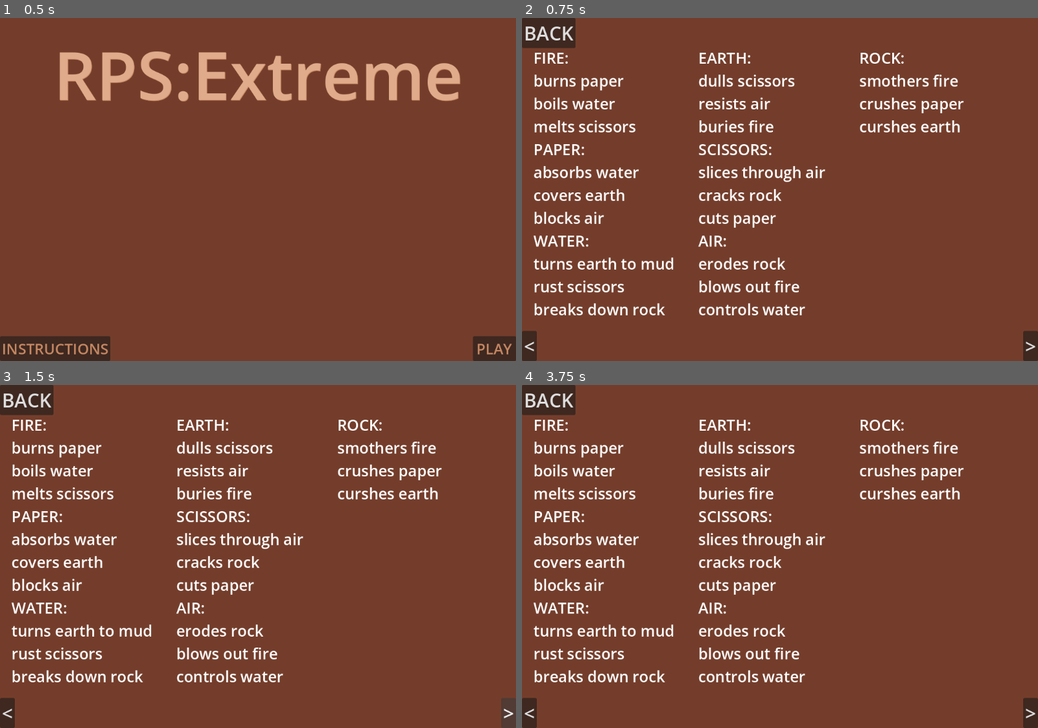
Above: before the commit, frames 1-4 (two rows, left to right).
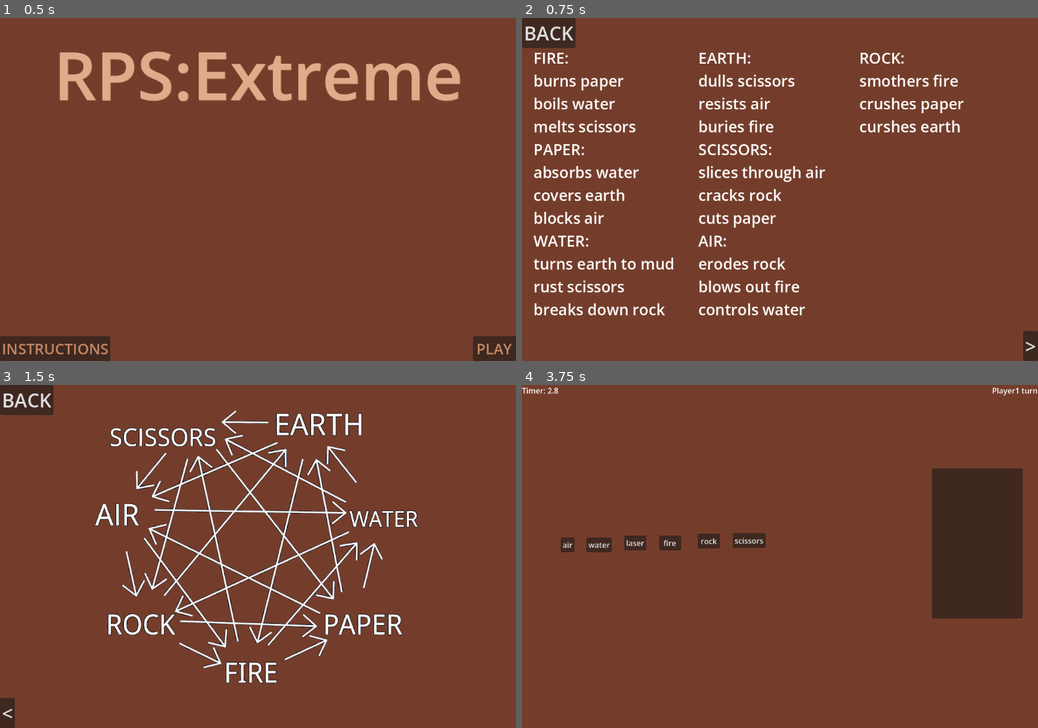
Above: after the commit, the same moments.

Repository: smkillerz777-star/RPS-Extreme
Game: Godot game, scene res://main_menu.tscn
The game is run twice, just before and just after one commit, with the same random seed, the same clock (stepped at 60 frames per second) and the same inputs.
Inputs (mouse positions are in pixels of both pictures, inside the frame that each line leads up to):
- Up to frame 1 (0.5 s): no input
- Up to frame 2 (0.75 s): click "INSTRUCTIONS" at 0.5 s
- Up to frame 3 (1.5 s): click ">" at 1.25 s
- Up to frame 4 (3.75 s): click "<" at 2 s; click "BACK" at 2.75 s; click (1017, 714) at 3.5 s, where only the run after the commit has a clickable "PLAY"

Frame 1 is identical in both runs. In frame 2, 0.3% of the frame differs, in the area x 0-3%, y 91-100%; in frame 3, 15%; in frame 4, 17%, in the area x 0-100%, y 0-100%.

Commit message:
completed instruction page
added a graph representing the rules, also made the forward and backward key functionable and divided instruction into 2 pages that can be navigated by using forward and backward button

Diff:
--- a/rps-extreme/instructions.gd
+++ b/rps-extreme/instructions.gd
@@ -1 +1,21 @@
 extends Control
+
+
+func _on_back_pressed() -> void:
+	get_tree().change_scene_to_file("res://main_menu.tscn")
+
+
+
+func _on_backward_pressed() -> void:
+	$forward.visible = true
+	if($page2.visible == true):
+		$page1.visible = true
+		$page2.visible = false
+		$backward.visible = false
+
+func _on_forward_pressed() -> void:
+	$backward.visible = true
+	if($page1.visible == true):
+		$page1.visible = false
+		$page2.visible = true
+		$forward.visible = false
--- a/rps-extreme/instructions.tscn
+++ b/rps-extreme/instructions.tscn
@@ -1,6 +1,7 @@
 [gd_scene format=3 uid="uid://cg6tl5vhem8qn"]
 
 [ext_resource type="Script" uid="uid://ybwjvagn5py7" path="res://instructions.gd" id="1_7ls63"]
+[ext_resource type="Texture2D" uid="uid://iwprktscrbfg" path="res://graph.png" id="2_h8hbf"]
 
 [node name="Instructions" type="Control" unique_id=1292410311]
 layout_mode = 3
@@ -42,6 +43,7 @@
 text = ">"
 
 [node name="backward" type="Button" parent="." unique_id=1868890567]
+visible = false
 layout_mode = 1
 anchors_preset = 2
 anchor_top = 1.0
@@ -52,15 +54,22 @@
 theme_override_font_sizes/font_size = 40
 text = "<"
 
-[node name="Label" type="Label" parent="." unique_id=729583802]
+[node name="page1" type="Control" parent="." unique_id=1006784132]
+anchors_preset = 0
+offset_right = 40.0
+offset_bottom = 40.0
+
+[node name="Label" type="Label" parent="page1" unique_id=729583802]
 layout_mode = 1
 anchors_preset = -1
 anchor_left = 0.022
 anchor_top = 0.085
 anchor_right = 0.32900003
 anchor_bottom = 0.81
-offset_right = 11.679962
-offset_bottom = 51.0
+offset_left = 22.880001
+offset_top = 57.8
+offset_right = 305.6
+offset_bottom = 601.8
 theme_override_font_sizes/font_size = 32
 text = "FIRE:
 burns paper
@@ -75,15 +84,17 @@
 rust scissors
 breaks down rock"
 
-[node name="Label2" type="Label" parent="." unique_id=371601840]
+[node name="Label2" type="Label" parent="page1" unique_id=371601840]
 layout_mode = 1
 anchors_preset = -1
 anchor_left = 0.342
 anchor_top = 0.085
 anchor_right = 0.65
 anchor_bottom = 0.81
-offset_right = 11.679962
-offset_bottom = 51.0
+offset_left = 355.68002
+offset_top = 57.8
+offset_right = 609.36
+offset_bottom = 601.8
 theme_override_font_sizes/font_size = 32
 text = "EARTH:
 dulls scissors
@@ -98,21 +109,34 @@
 blows out fire
 controls water"
 
-[node name="Label3" type="Label" parent="." unique_id=2127980990]
+[node name="Label3" type="Label" parent="page1" unique_id=2127980990]
 layout_mode = 1
 anchors_preset = -1
 anchor_left = 0.342
 anchor_top = 0.085
 anchor_right = 0.65
 anchor_bottom = 0.81
-offset_left = 336.63998
-offset_top = -0.20000076
-offset_right = 348.31995
-offset_bottom = -333.2
+offset_left = 692.32
+offset_top = 57.6
+offset_right = 899.0
+offset_bottom = 217.6
 theme_override_font_sizes/font_size = 32
 text = "ROCK:
 smothers fire
 crushes paper
 curshes earth"
 
+[node name="page2" type="Control" parent="." unique_id=1303685253]
+visible = false
+anchors_preset = 0
+offset_right = 40.0
+offset_bottom = 40.0
+
+[node name="Graph" type="Sprite2D" parent="page2" unique_id=1750184467]
+position = Vector2(510.00003, 317.00003)
+scale = Vector2(0.70105565, 0.69593257)
+texture = ExtResource("2_h8hbf")
+
 [connection signal="pressed" from="Back" to="." method="_on_back_pressed"]
+[connection signal="pressed" from="forward" to="." method="_on_forward_pressed"]
+[connection signal="pressed" from="backward" to="." method="_on_backward_pressed"]
Binary file added: rps-extreme/graph.png
Not shown, added: rps-extreme/graph.png.import
